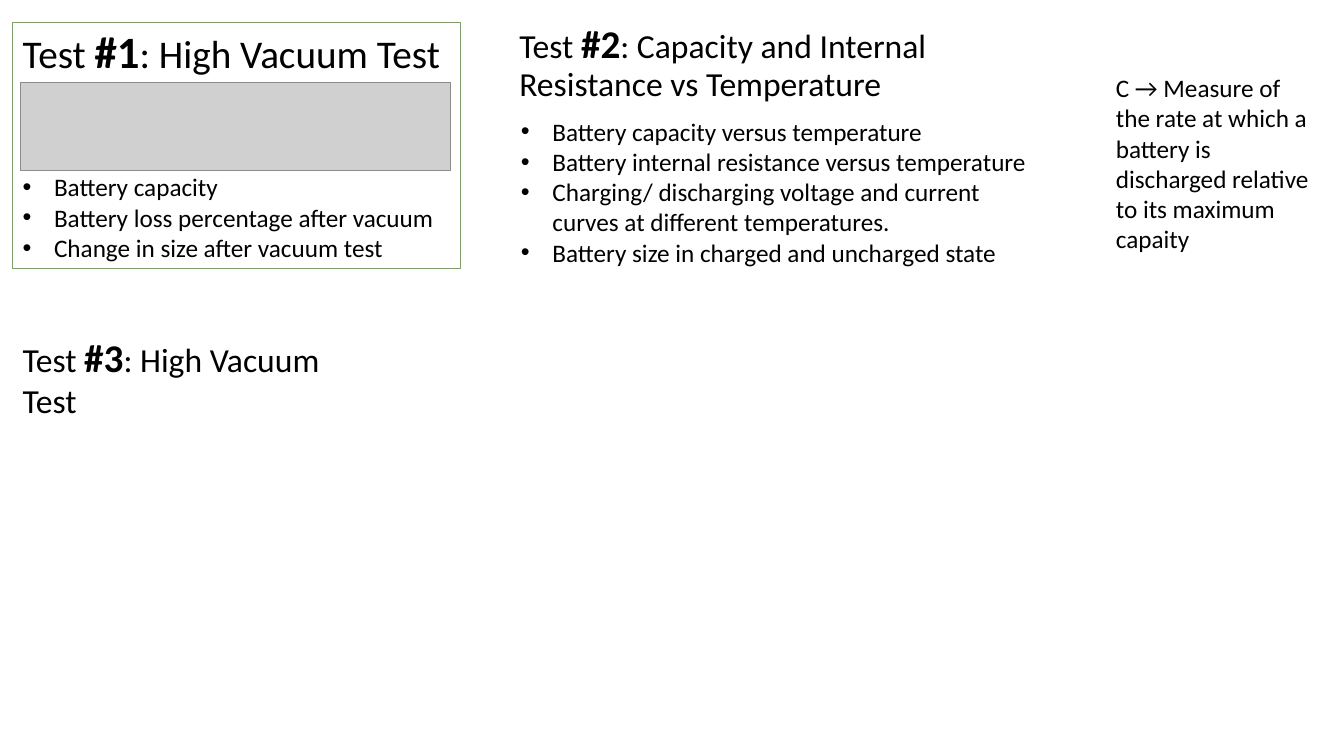
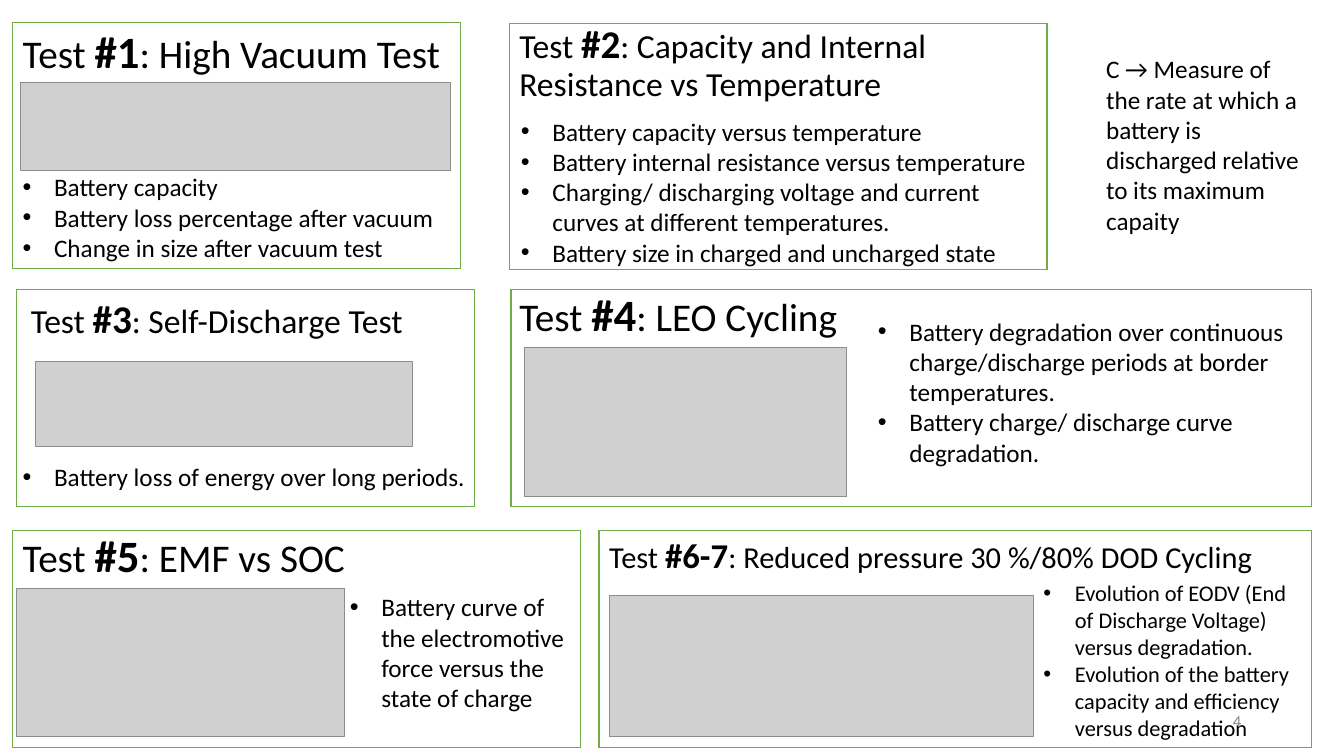
Before and after one commit to BlancaCC/granaSat_batteries, a slide deck: slide 4 of presentacion1/GranaSat Batteries Tester.pptx (slide 5 before the commit). Drawn at 1344x756 pixels with LibreOffice and Linux fonts; fonts in the diff are those of the drawing; grey boxes stand for pictures. Boxes give left, top, right and bottom in pixels: in the first picture for what was removed or moved away, otherwise in the second. Text is boxed around its words. In the diff, an @@ line names an element or a change of style, - is before the commit and + after.

```diff
--- a/presentacion1/GranaSat Batteries Tester.pptx
+++ b/presentacion1/GranaSat Batteries Tester.pptx
@@ rectangle added at (509, 23, 1048, 269), outline #70AD47 1 pt @@
@@ text "C → Measure of the ...": place and size @@
-text "C → Measure of the ..." at (1116, 79, 1308, 252)
+text "C → Measure of the ..." at (1106, 60, 1298, 234)
@@ rectangle added at (16, 289, 474, 506), outline #70AD47 1 pt @@
@@ rectangle added at (511, 289, 1312, 506), outline #70AD47 1 pt @@
@@ text at (31, 306, 403, 339): text changed @@
-Test #3: High Vacuum Test
+Test #3: Self-Discharge Test
@@ text added at (519, 300, 837, 338), 28 pt, text #000000 @@
+Test #4: LEO Cycling
@@ text added at (909, 323, 1284, 467), 18 pt, text #000000 @@
+• Battery degradation over continuous charge/discharge periods at border temperatures.
+• Battery charge/ discharge curve degradation.
@@ picture added at (525, 348, 848, 498) @@
@@ picture added at (35, 362, 412, 447) @@
@@ text added at (54, 468, 465, 491), 18 pt, text #000000 @@
+• Battery loss of energy over long periods.
@@ rectangle added at (12, 530, 581, 747), outline #70AD47 1 pt @@
@@ rectangle added at (599, 530, 1312, 747), outline #70AD47 1 pt @@
@@ text added at (23, 541, 345, 573), 28 pt, text #000000 @@
+Test #5: EMF vs SOC
@@ text added at (609, 544, 1252, 574), 21.7 pt, text #000000 @@
+Test #6-7: Reduced pressure 30 %/80% DOD Cycling
@@ picture added at (16, 588, 344, 736) @@
@@ text added at (381, 598, 564, 712), 18 pt, text #000000 @@
+• Battery curve of the electromotive force versus the state of charge
@@ picture added at (609, 596, 1033, 737) @@
@@ text added at (1075, 585, 1289, 740), 16 pt, text #000000 @@
+• Evolution of EODV (End of Discharge Voltage) versus degradation.
+• Evolution of the battery capacity and efficiency versus degradation
@@ page number added at (1233, 716, 1241, 732), 12 pt, text #8C8C8C @@
+4
```
Also in this commit, not shown: 2 other slides changed, 6 slides added, 13 slides removed, 2 other files.
